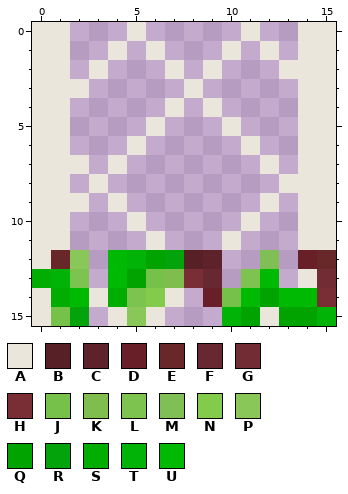
One commit to this pixel-art sprite: data/textures/trellis_grape_1.png. The picture above is the old version.
The file is 16x16 pixels. Colours within 5 levels of each other are drawn and written as one.
Palette (. is transparent): A #eae6db  B #572026  C #5e232a  D #681f28  E #682829  F #682832  G #722c34  H #792d35  J #75c149  K #80bd4f  L #7cc44f  M #80bf55  N #82cb4b  P #89c759  Q #00a300  R #03a40b  S #00ad00  T #00b306  U #00b903
Pixels before, first column x 0:
 0 AA...A.....A..AA
 1 AA..A.A...A.A.AA
 2 AA.A...A.A...AAA
 3 AAA.....A.....AA
 4 AA.....A.A....AA
 5 AA....A...A...AA
 6 AA...A.....A..AA
 7 AAA.A.......A.AA
 8 AA.A.........AAA
 9 AAA.A.......A.AA
10 AA...A.....A..AA
11 AA....A...A...AA
12 AEP.UTQRBC..M.DE
13 STL.UQJKHF.LU.AG
14 ASUASLNA.DJUQUUH
15 AJR.APA...TQAQQT
New version:
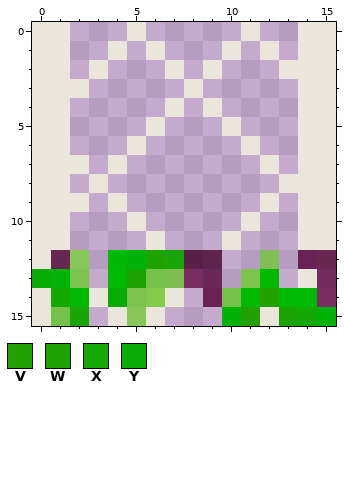
Colours new in this view: V #23a100  W #1ba300  X #13a900  Y #06ad03
Message: purple grapes
Edits made:
colour B: #572026 -> #582049
colour C: #5e232a -> #5f234f
colour D: #681f28 -> #682255
colour E: #682829 -> #682851
colour F: #682832 -> #68285a
colour G: #722c34 -> #722c5f
colour H: #792d35 -> #792d63
colour R: #03a40b -> #19a607
Changed rows in their new state; - is a pixel that keeps its letter.
first column x 0:
12 ------W--------
13 Y----W---------
14 -X--Y-------V--
15 -----------V-WX
Where, in picture pixels (left, top, right, bottom), the same in both pictures:
changed: (32, 250, 336, 326)
